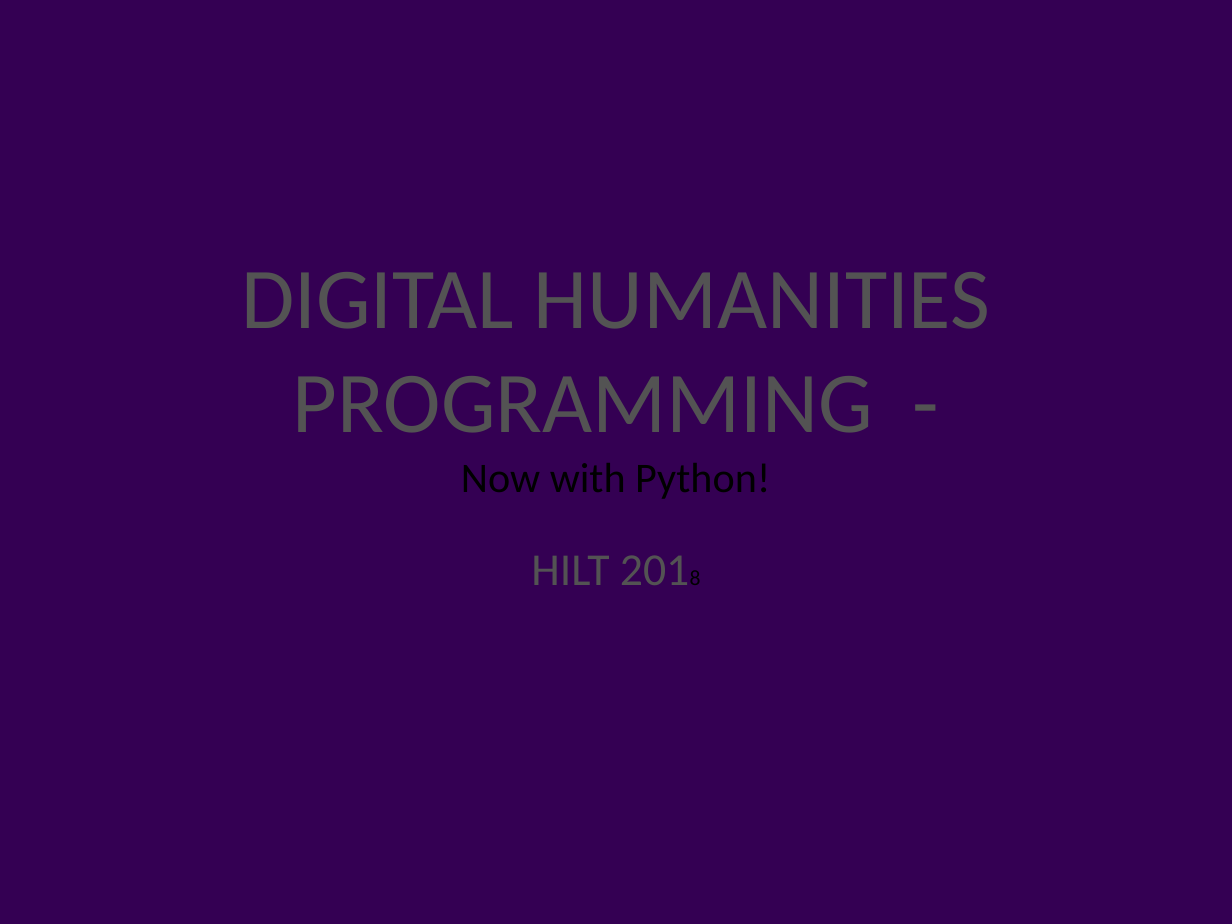
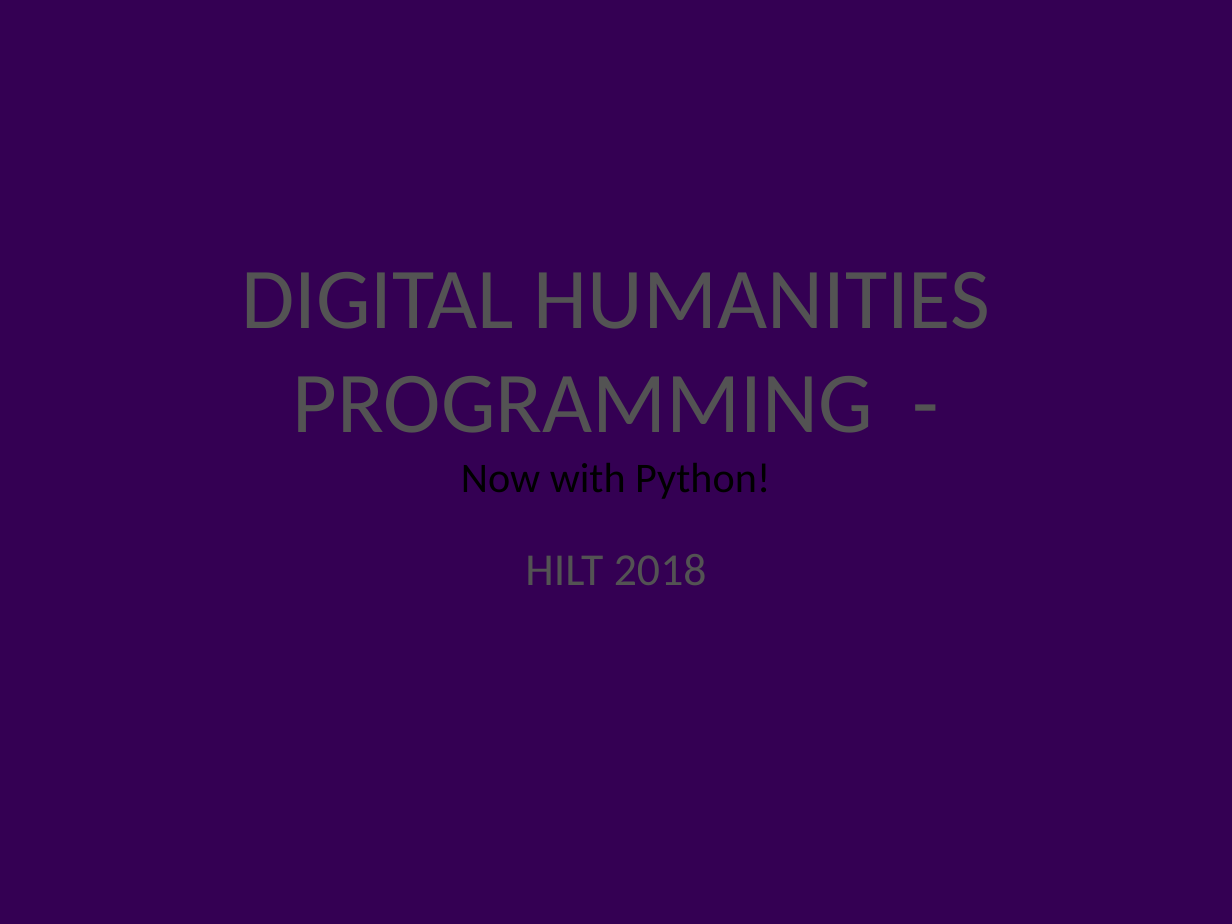
Before and after one commit to humanitiesprogramming/slides, a slide deck: slide 1 of 2018/misc/intro.pptx. Drawn at 1232x924 pixels with LibreOffice and Linux fonts; fonts in the diff are those of the drawing; background and template pictures are left out. Boxes give left, top, right and bottom in pixels: in the first picture for what was removed or moved away, otherwise in the second. Text is boxed around its words. In the diff, an @@ line names an element or a change of style, - is before the commit and + after.

Commit message:
Update slides

```diff
--- a/2018/misc/intro.pptx
+++ b/2018/misc/intro.pptx
@@ text "HILT 2018" at box(525, 554, 707, 585): size 18 to 38 pt, text colour #000000 to #535353 in "2018" @@
```
